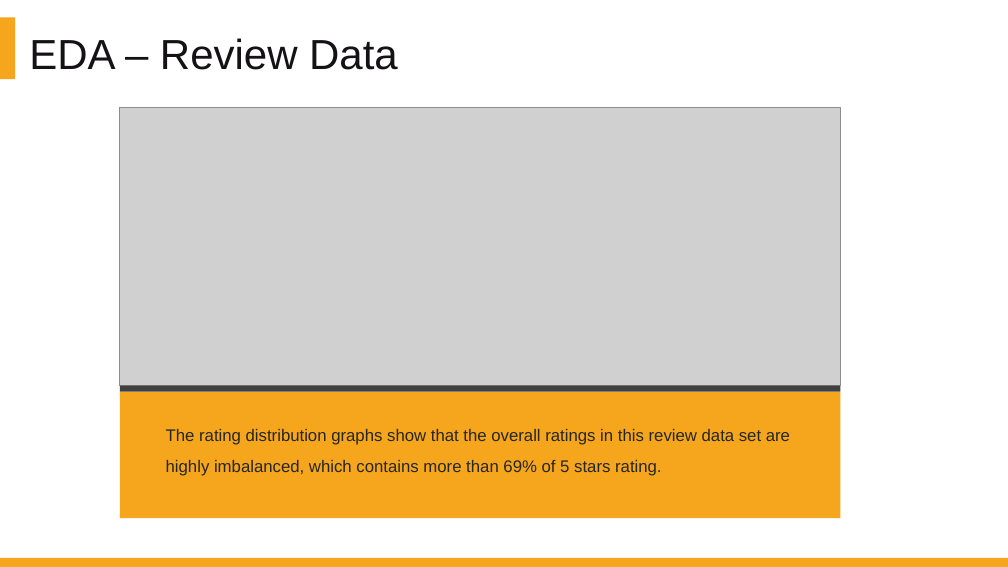
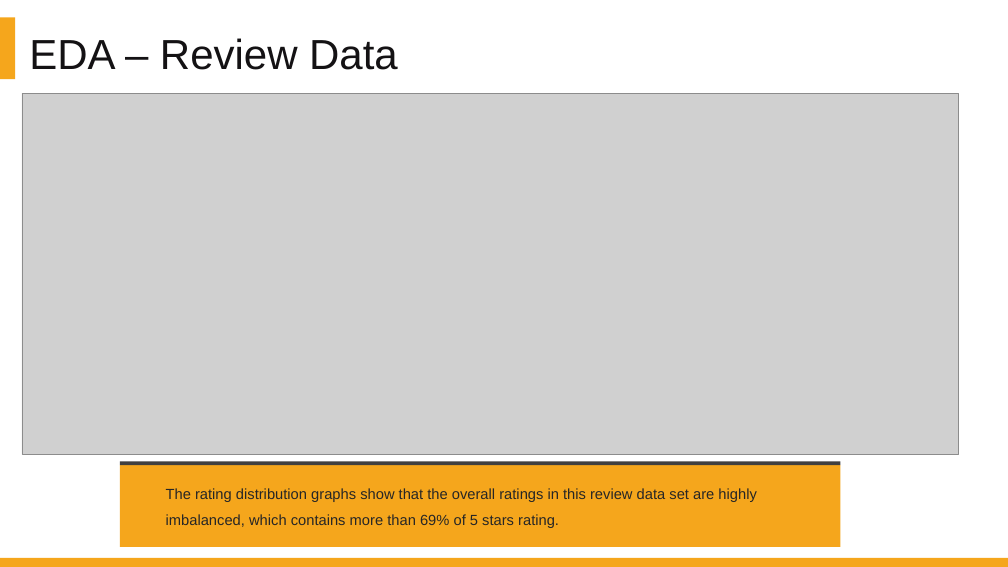
Before and after one commit to DATA-606-SPRING-2022/Jin_DATA606, a slide deck: slide 15 of presentation/Project_Presentation_EDA_v1.1.pptx. Drawn at 1008x567 pixels with LibreOffice and Linux fonts; fonts in the diff are those of the drawing; grey boxes stand for pictures. Boxes give left, top, right and bottom in pixels: in the first picture for what was removed or moved away, otherwise in the second. Text is boxed around its words. In the diff, an @@ line names an element or a change of style, - is before the commit and + after.

```diff
--- a/presentation/Project_Presentation_EDA_v1.1.pptx
+++ b/presentation/Project_Presentation_EDA_v1.1.pptx
@@ picture: place and size @@
-picture at (119, 107, 840, 386)
+picture at (22, 93, 959, 454)
@@ rectangle: place and size @@
-rectangle at (119, 392, 840, 518)
+rectangle at (119, 465, 840, 547)
@@ rectangle: place and size @@
-rectangle at (119, 386, 840, 392)
+rectangle at (119, 461, 840, 465)
@@ text "The rating distribution graphs show ...": place and size @@
-text "The rating distribution graphs show ..." at (166, 429, 790, 476)
+text "The rating distribution graphs show ..." at (166, 488, 756, 528)
@@ text "The rating distribution graphs show ..." at (166, 488, 756, 528): size 16 to 14 pt @@
```
Also in this commit, not shown: 9 other slides changed, 1 slide added.
